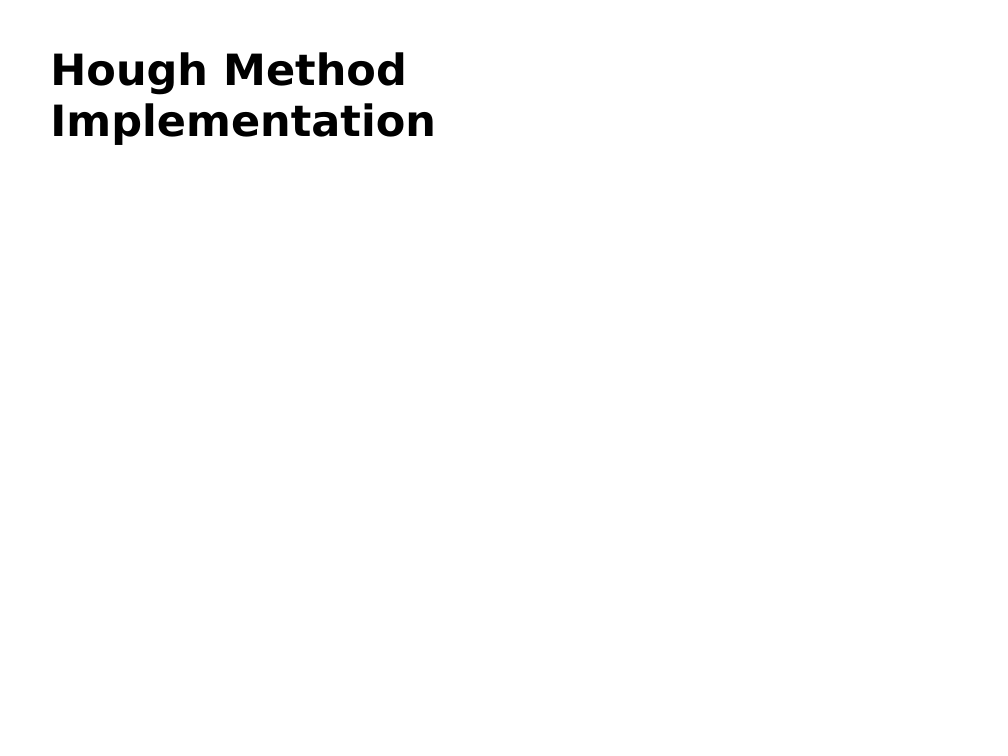
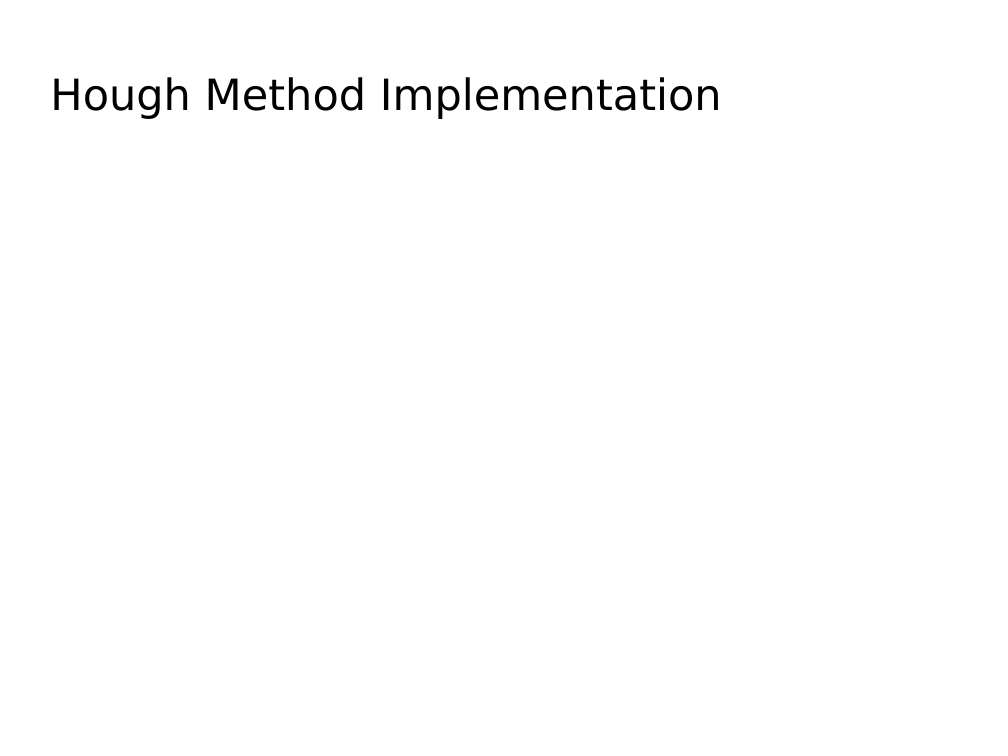
Before and after one commit to Luke-Meyer/dip_project, a slide deck: slide 12 of Presentation/License Plate Sequence Extraction.odp (slide 10 before the commit). Drawn at 1008x756 pixels with LibreOffice and Linux fonts; fonts in the diff are those of the drawing; background and template pictures are left out. Boxes give left, top, right and bottom in pixels: in the first picture for what was removed or moved away, otherwise in the second. Text is boxed around its words. In the diff, an @@ line names an element or a change of style, - is before the commit and + after.

```diff
--- a/Presentation/License Plate Sequence Extraction.odp
+++ b/Presentation/License Plate Sequence Extraction.odp
@@ title "Hough Method Implementation" at (50, 77, 722, 119): bold off @@
```
Also in this commit, not shown: 5 other slides changed, 5 slides added, 1 slide removed, 4 other files.
